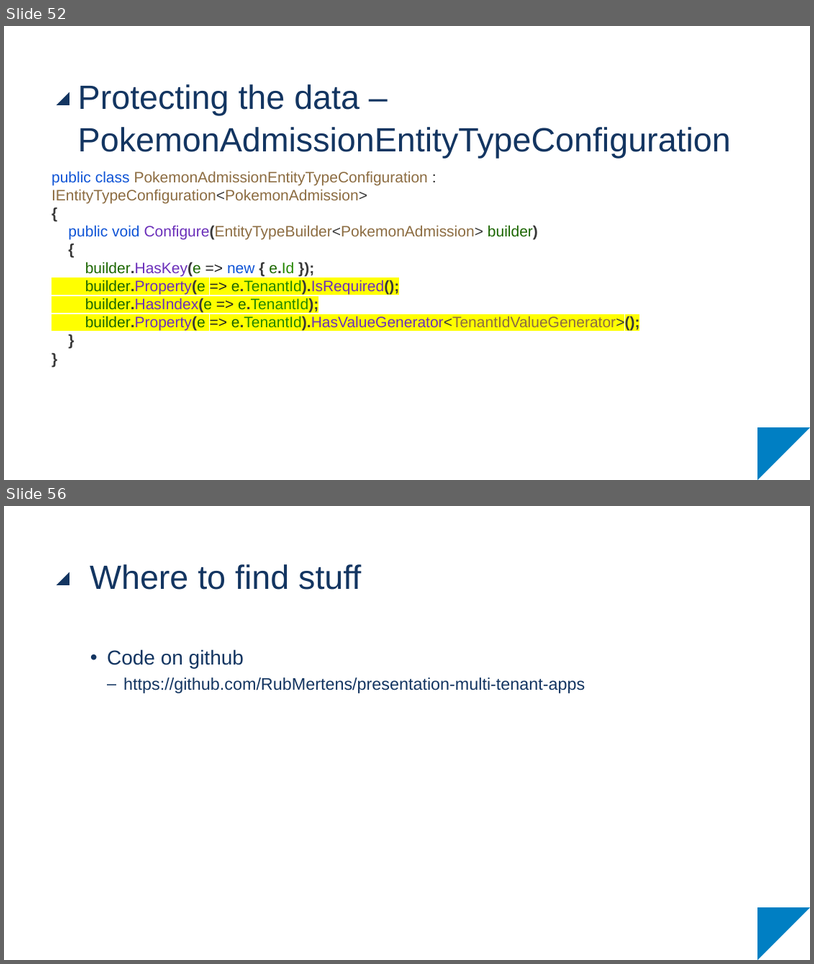
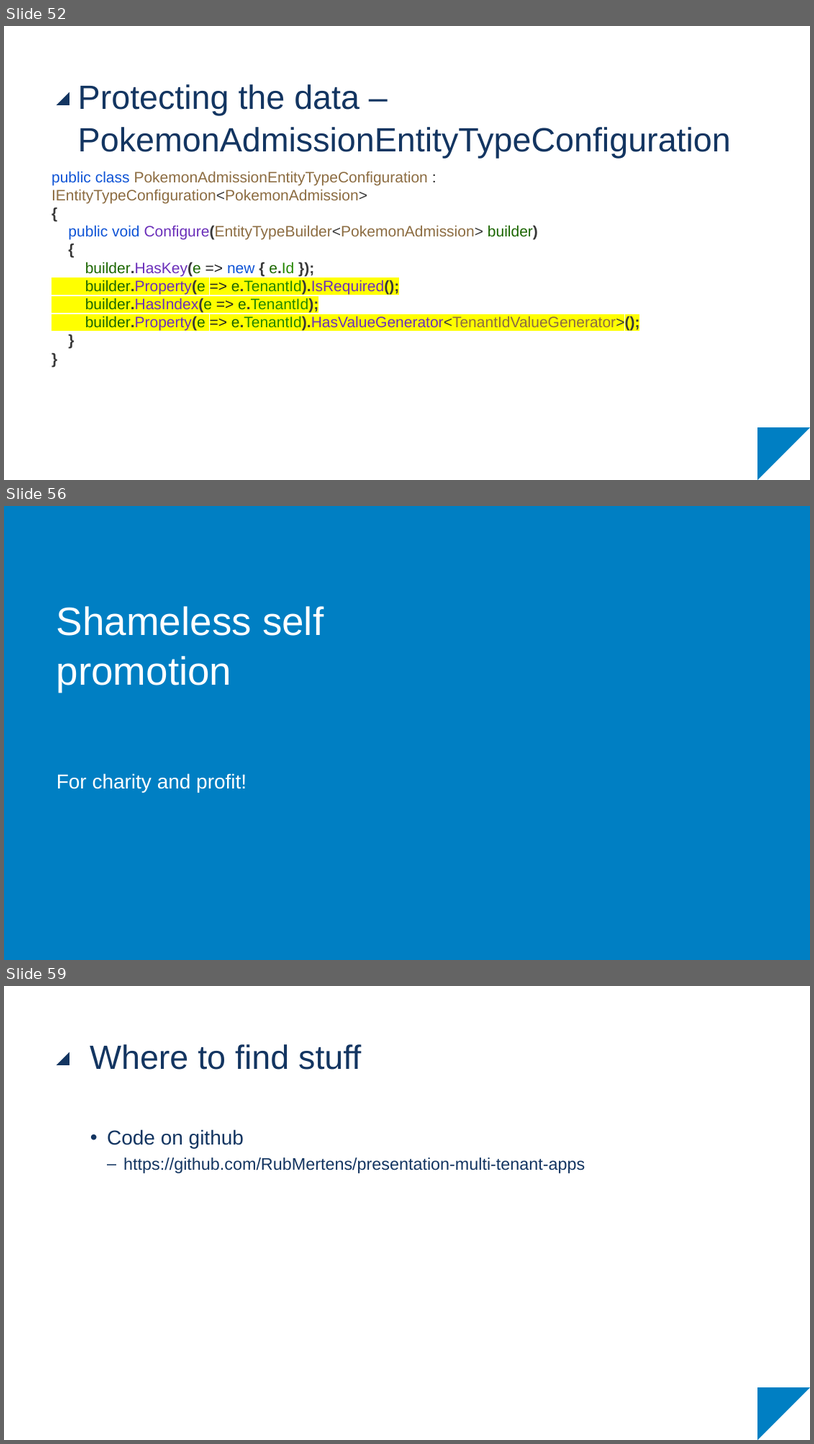
Before and after one commit to RubMertens/presentation-multi-tenant-apps, a slide deck: KdG - Multi-Tenant Applications.pptx. Shown one above the other, each under a label of ours: slides 52 and 56 before the commit, slides 52, 56 and 59 after it; the slides between them are not shown. The pictures are 814x964 and 814x1444 pixels, drawn with LibreOffice and Linux fonts; fonts in the diff are those of the drawing; background and template pictures are left out. Boxes give left, top, right and bottom in pixels: in the first picture for what was removed or moved away, otherwise in the second. Text is boxed around its words. In the diff, an @@ line names an element or a change of style, - is before the commit and + after.

Commit message:
fix ppt

```diff
--- a/KdG - Multi-Tenant Applications.pptx
+++ b/KdG - Multi-Tenant Applications.pptx
@@ slide 56 added at (x1=4, y1=506, x2=810, y2=960), background #007FC3 @@
@@ title added at (x1=57, y1=606, x2=324, y2=692), 47 pt, text #FFFFFF @@
+Shameless self promotion
@@ text added at (x1=57, y1=773, x2=247, y2=792), 24 pt, text #FFFFFF @@
+For charity and profit!
@@ what was slide 56 is now slide 59 @@
```
Also in this commit, not shown: 1 slide changed, 2 other slides added.
